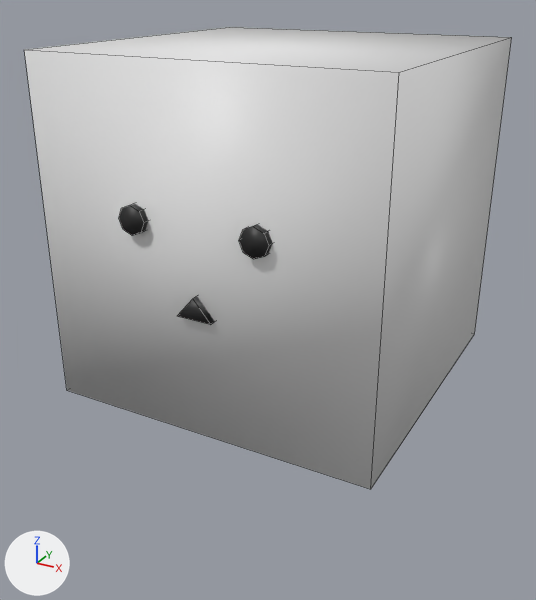
The Blender file packages/frontend/assets/world/avatars/default.blend: old version first, new version second.
Camera for both pictures: a camera (50 mm lens) standing at (0.501, -0.973, 0.588) and looking at (-0.017, -0.031, 0.117). Lighting does not change. The marker at lower left points along +X, +Y and +Z. The older version comes first. Mesh edges are drawn as thin lines.

The scene before the commit, as lines of its bpy script (objects in view):
```python
me_cube = bpy.data.meshes.new('Cube')
me_cube.from_pydata(...)  # a box spanning x -0.25..0.25, y -0.25..0.25, z -0.25..0.25
me_cube.polygons.foreach_set('use_smooth', [True] * 6)
me_cube.materials.append(mat_body)  # white #e7e7e7
me_cylinder = bpy.data.meshes.new('Cylinder')
me_cylinder.from_pydata(...)  # 16 vertices, 9 faces; spans x -0.02..0.02, y -0.01..0.01, z -0.02..0.02
me_cylinder.polygons.foreach_set('use_smooth', [True] * 9)
me_cylinder.materials.append(mat_face)  # black #272727
me_cylinder_001 = bpy.data.meshes.new('Cylinder.001')
me_cylinder_001.from_pydata([(0.0, 0.01, 0.02), (0.0, -0.01, 0.02), (0.0173, 0.01, -0.01), (0.0173, -0.01, -0.01), (-0.0173, 0.01, -0.01), (-0.0173, -0.01, -0.01)], [], [(0, 1, 3, 2), (2, 3, 5, 4), (3, 1, 5), (4, 5, 1, 0)])
me_cylinder_001.polygons.foreach_set('use_smooth', [True] * 4)
me_cylinder_001.materials.append(mat_face)  # black #272727
ob_cube = bpy.data.objects.new('Cube', me_cube)
ob_cube.location = (0.0, 0.0, 0.25)
ob_eyel = bpy.data.objects.new('EyeL', me_cylinder)
ob_eyel.location = (-0.09, -0.25, 0.3)
ob_eyer = bpy.data.objects.new('EyeR', me_cylinder)
ob_eyer.location = (0.09, -0.25, 0.3)
ob_mouth = bpy.data.objects.new('Mouth', me_cylinder_001)
ob_mouth.location = (0.0, -0.25, 0.19)
ob_mouth.scale = (1.5, 1.0, 1.0)
```
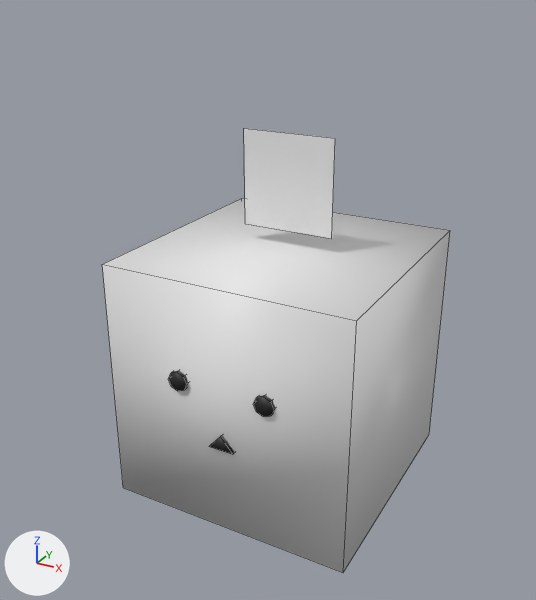
What differs and where, as boxes (x1, y1, x2, y2) in the pictures (536 x 600 px):
'Cube', moved, rescaled (29% narrower, 19% shorter)
    before: (24, 27, 512, 489)
    after: (102, 198, 450, 573)
'__AVATAR__', added
    after: (244, 128, 335, 239)
'EyeL', moved, rescaled (33% narrower, 34% shorter)
    before: (119, 204, 148, 235)
    after: (169, 371, 188, 391)
'Mouth', moved, rescaled
    before: (178, 297, 215, 325)
    after: (209, 435, 235, 454)

The change, as a list of edits to the scene's bpy script:
```text
Change me_cube:
    used by ob_cube; location = (0.0, 0.0, 0.25)
    remove me_cube.from_pydata(...)  # 8 vertices, 6 faces; spans x -0.25..0.25, y -0.25..0.25, z -0.25..0.25
    add me_cube.from_pydata(...)  # 8 vertices, 6 faces; spans x -0.2..0.2, y -0.2..0.2, z -0.2..0.2
    me_cube part 1: the whole mesh is scaled about its middle by 0.8
Add me_plane:
    me_plane.from_pydata([(-0.05, -0.05, 0.0), (0.05, -0.05, 0.0), (-0.05, 0.05, 0.0), (0.05, 0.05, 0.0)], [], [(0, 1, 3, 2)])
Change ob_cube:
    ob_cube.location: (0.0, 0.0, 0.25) -> (0.0, 0.0, 0.0)
Change ob_eyel:
    ob_eyel.location: (-0.09, -0.25, 0.3) -> (-0.072, -0.198, 0.042)
    ob_eyel.scale: (1.0, 1.0, 1.0) -> (0.8, 0.8, 0.8)
Change ob_mouth:
    ob_mouth.location: (0.0, -0.25, 0.19) -> (0.0, -0.198, -0.046)
    ob_mouth.scale: (1.5, 1.0, 1.0) -> (1.2, 0.8, 0.8)
Add ob_avatar:
    ob_avatar = bpy.data.objects.new('__AVATAR__', me_plane)
    ob_avatar.location = (0.0, 0.0, 0.3)
    ob_avatar.rotation_euler = (1.571, 0.0, 0.0)  # degrees (90, 0, 0)
    ob_avatar.scale = (1.5, 1.5, 1.0)
```
